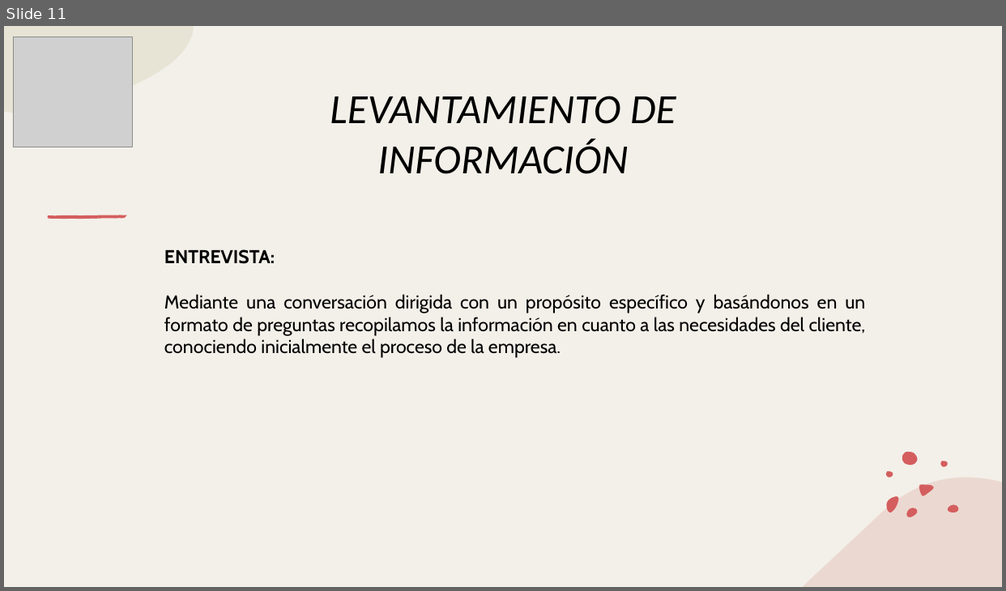
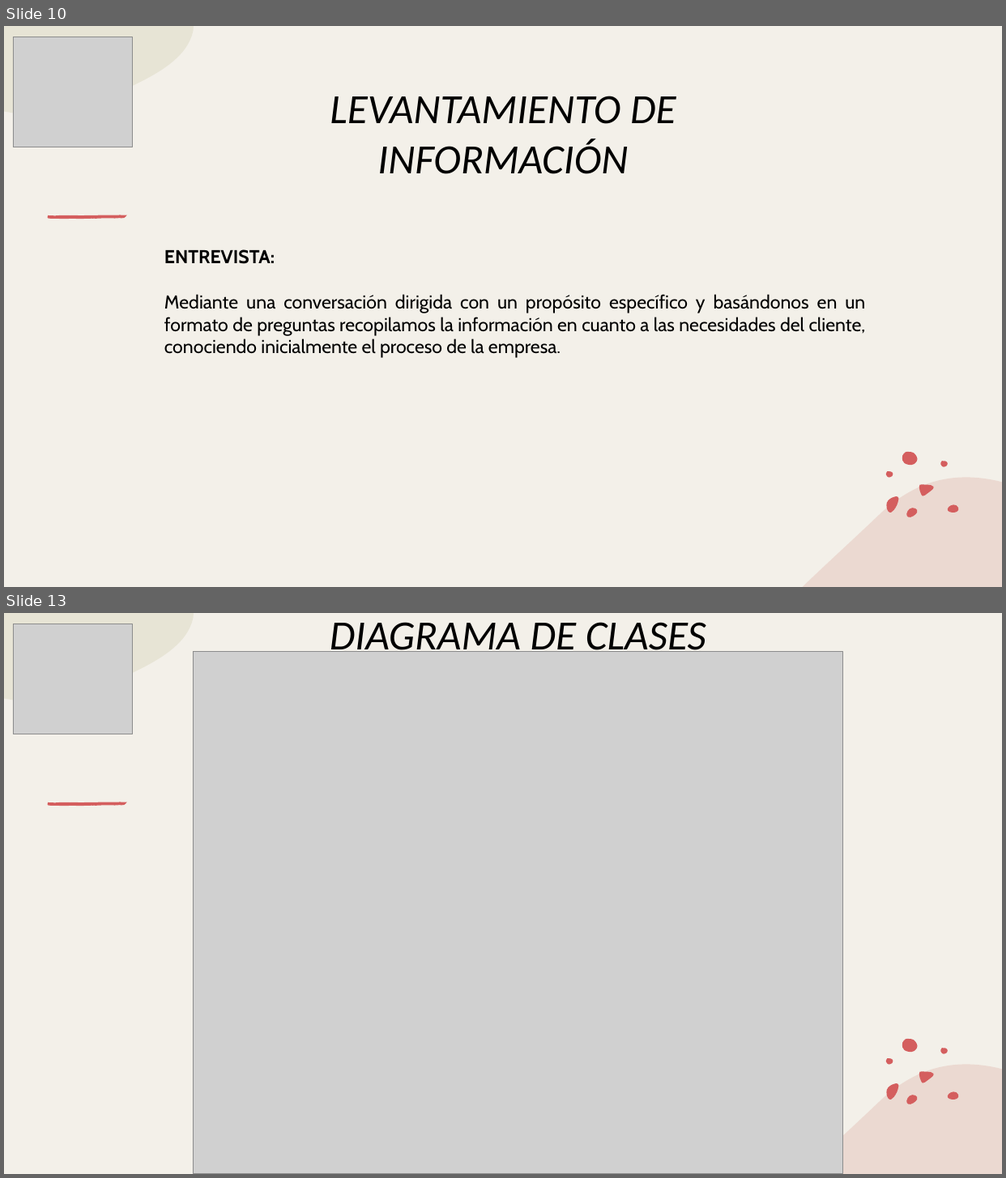
Before and after one commit to huertas-santiago/WebWuky, a slide deck: DOCUENTOS VARIOS/PRESENTACIONES/Presentacion de Proyecto_WUKY.pptx. Shown one above the other, each under a label of ours: slide 11 before the commit, slides 10 and 13 after it; the slides between them are not shown. The pictures are 1006x591 and 1006x1178 pixels, drawn with LibreOffice and Linux fonts; fonts in the diff are those of the drawing; grey boxes stand for pictures. Boxes give left, top, right and bottom in pixels: in the first picture for what was removed or moved away, otherwise in the second. Text is boxed around its words. In the diff, an @@ line names an element or a change of style, - is before the commit and + after.

```diff
--- a/DOCUENTOS VARIOS/PRESENTACIONES/Presentacion de Proyecto_WUKY.pptx
+++ b/DOCUENTOS VARIOS/PRESENTACIONES/Presentacion de Proyecto_WUKY.pptx
@@ slide 13 added at (4,613,1002,1174), background #F3F0E9; not listed: 14 template elements that a slide beside it also shows @@
@@ picture added at (13,624,132,735) @@
@@ text added at (330,622,706,652), 40 pt, text #000000, italic @@
+DIAGRAMA DE CLASES
@@ picture added at (194,652,843,1174) @@
@@ what was slide 11 is now slide 10 @@
```
Also in this commit, not shown: 7 slides changed, 1 other slide added, 2 slides removed, 6 other files.
